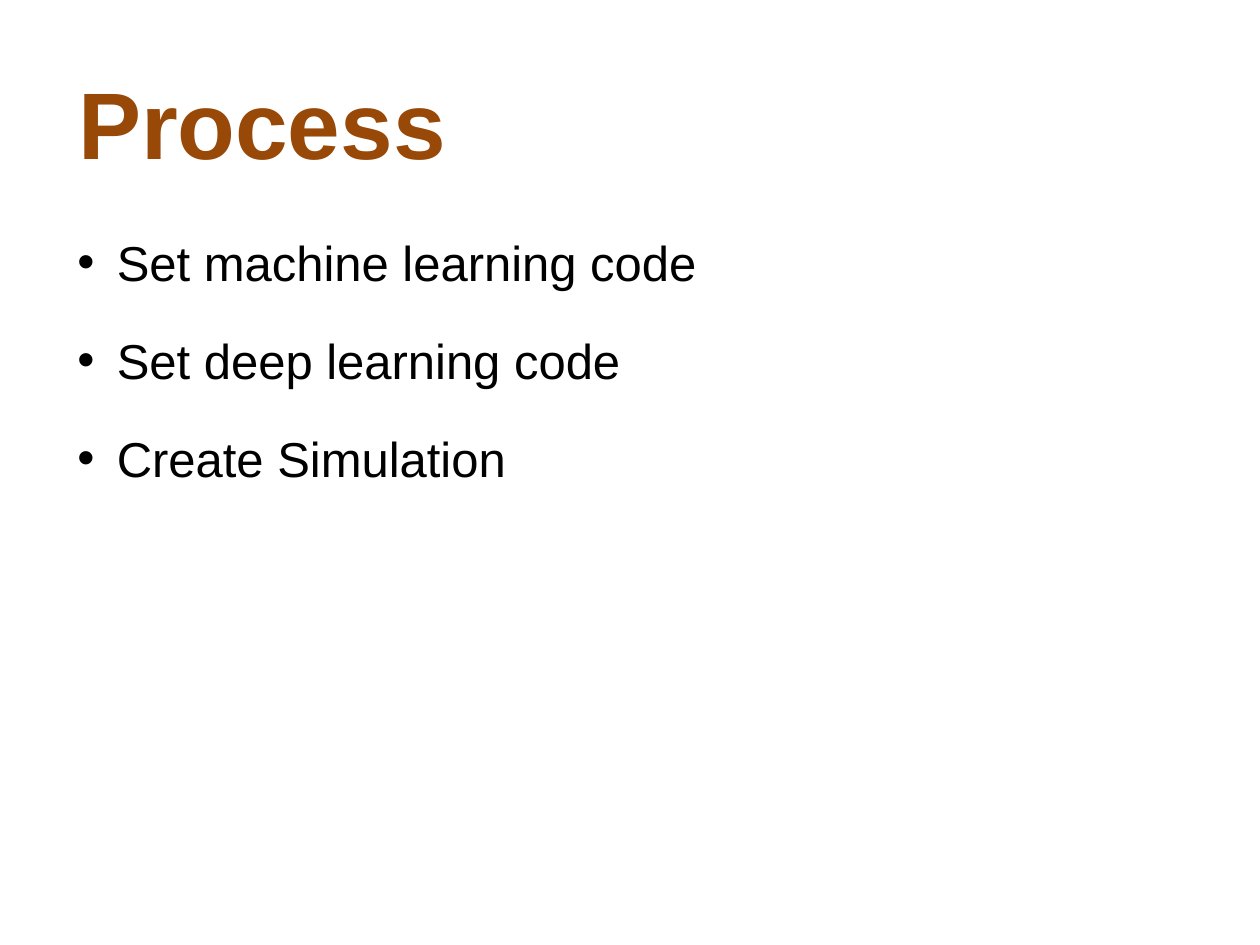
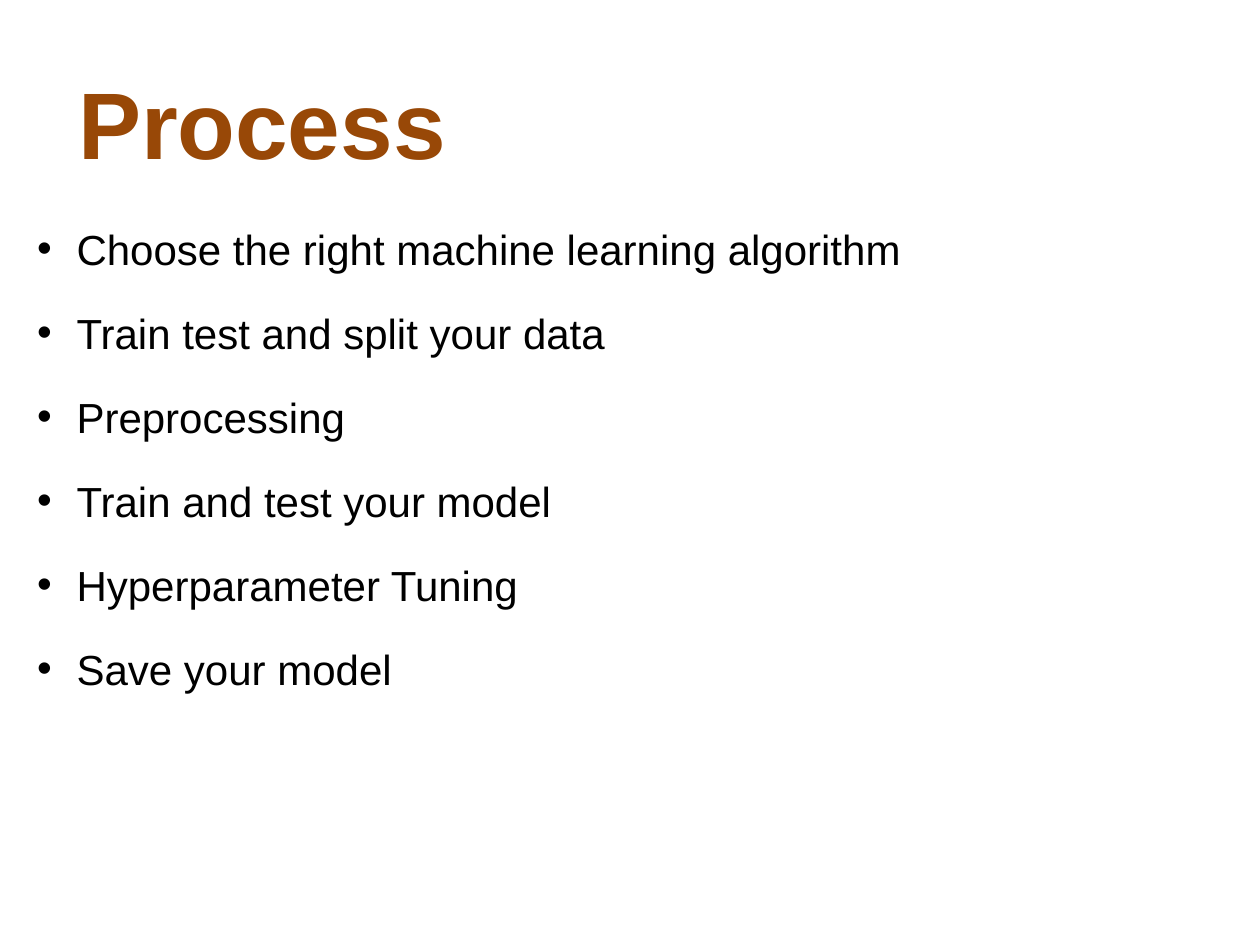
Before and after one commit to dsalisbury1141/Predicting-Loan-Eligibility-Machine-Learning, a slide deck: slide 7 of Machine_Learning_Presentation.pptx. Drawn at 1260x945 pixels with LibreOffice and Linux fonts; fonts in the diff are those of the drawing; background and template pictures are left out. Boxes give left, top, right and bottom in pixels: in the first picture for what was removed or moved away, otherwise in the second. Text is boxed around its words. In the diff, an @@ line names an element or a change of style, - is before the commit and + after.

```diff
--- a/Machine_Learning_Presentation.pptx
+++ b/Machine_Learning_Presentation.pptx
@@ text at (77,234,901,693): text changed; size 28 to 24 pt @@
-• Set machine learning code
-• Set deep learning code
-• Create Simulation
+• Choose the right machine learning algorithm
+• Train test and split your data
+• Preprocessing
+• Train and test your model
+• Hyperparameter Tuning
+• Save your model
```
Also in this commit, not shown: 1 other slide changed, 1 other file.
